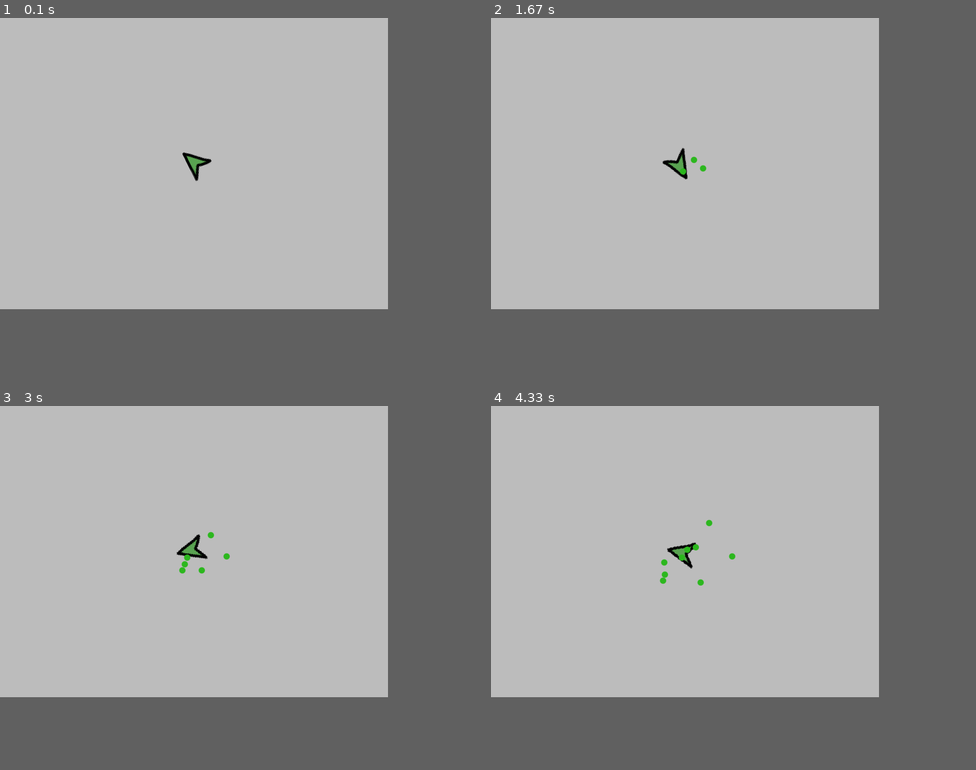
Above: before the commit, frames 1-4 (two rows, left to right).
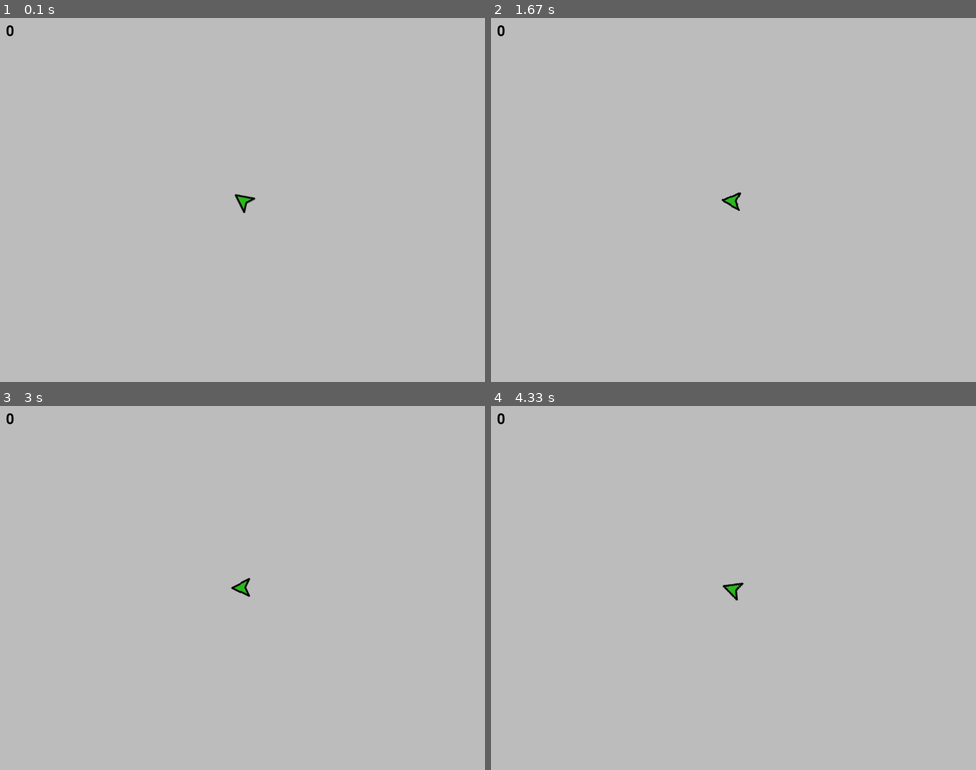
Above: after the commit, the same moments.

Repository: lucky131/PyGames
Game: pygame game, started from game1.py
Same seed, same stepped clock (60 frames per second), same inputs: the game is played once before the commit and once after it.
Inputs (mouse positions are in pixels of both pictures, inside the frame that each line leads up to):
- Up to frame 1 (0.1 s): no input
- Up to frame 2 (1.67 s): click (685, 163) at 0.38 s; hold A 0.67-1.2 s; click (733, 83) at 0.75 s; hold S 1.23-1.53 s; click (617, 232) at 1.32 s; hold A from 1.57 s (still down); click (704, 200) at 1.65 s
- Up to frame 3 (3 s): release A at 1.97 s; hold W 2-2.37 s; click (92, 642) at 2.08 s; hold D from 2.4 s (still down); click (67, 591) at 2.48 s
- Up to frame 4 (4.33 s): release D at 3.03 s; hold S 3.07-3.43 s; click (786, 446) at 3.15 s; hold A 3.47-3.93 s; click (685, 460) at 3.55 s; hold D from 3.97 s (still down); click (568, 533) at 4.05 s
In our replay, the window is 640x480 before the commit and 800x600 after it. These sizes can differ from the game's own. Grey fills any space a smaller window leaves; there, only what the larger window draws over its background counts as a difference.

The runs differ from the first frame. In frame 1, 0.3% of the frame differs, in the area x 1-53%, y 2-54%; in frame 2, 0.4%; in frame 3, 0.5%; in frame 4, 0.5%.

Commit message:
怪物、射击、打怪、死亡

Diff:
--- a/game1.py
+++ b/game1.py
@@ -3,28 +3,53 @@
 import pygame as pg
 from pygame.locals import *
 
-MOVE_SPEED = 0.2
+# 参数
+SCREEN_WIDTH, SCREEN_HEIGHT = 800, 600
+MOVE_SPEED = 0.1
 BULLET_SPEED = 0.3
+SHOOT_TIME = 500
+MONSTER_SPEED = 0.05
+MONSTER_TIME = 2000
 
+# 初始化
 pg.init()
-screenWidth, screenHeight = 640, 480
 pg.display.set_caption("games by -3-")
-screen = pg.display.set_mode((screenWidth, screenHeight))
+screen = pg.display.set_mode((SCREEN_WIDTH, SCREEN_HEIGHT))
 keys = [False, False, False, False]
-playerPosition = [screenWidth / 2, screenHeight / 2]
+playerPosition = [SCREEN_WIDTH / 2, SCREEN_HEIGHT / 2]
 bullets = []
+shootTimer = SHOOT_TIME
+monsters = []
+monsterTimer = MONSTER_TIME
+score = 0
+gaming = True
 
+# 加载图片
 playerImg = pg.image.load("./img/player.png")
+PLAYER_WIDTH = playerImg.get_rect().width
 bulletImg = pg.image.load("./img/bullet.png")
+BULLET_WIDTH = bulletImg.get_rect().width
+monsterImg = pg.image.load("./img/monster.png")
+MONSTER_WIDTH = monsterImg.get_rect().width
 
-while True:
+while gaming:
+    # 填充背景色覆盖上一帧画面
     screen.fill((188, 188, 188))
+
+    # HUD
+    scoreFont = pg.font.Font(None, 36)
+    scoreText = scoreFont.render(str(score), 1, (0, 0, 0))
+    scoreRect = scoreText.get_rect()
+    scoreRect.topleft = [10, 10]
+    screen.blit(scoreText, scoreRect)
+
     # 旋转玩家
     mousePosition = pg.mouse.get_pos()
-    angle = math.atan2(mousePosition[1] - playerPosition[1], mousePosition[0] - playerPosition[0])
-    playerRotation = pg.transform.rotate(playerImg, 360 - angle * 57.29)
+    playerAngle = math.atan2(mousePosition[1] - playerPosition[1], mousePosition[0] - playerPosition[0])
+    playerRotation = pg.transform.rotate(playerImg, 360 - playerAngle * 57.29)
     playerPosition1 = [playerPosition[0] - playerRotation.get_rect().width / 2, playerPosition[1] - playerRotation.get_rect().height / 2]
     screen.blit(playerRotation, playerPosition1)
+
     # 移动玩家
     if keys[0]:
         playerPosition[1] -= MOVE_SPEED
@@ -35,25 +60,62 @@
     elif keys[3]:
         playerPosition[0] += MOVE_SPEED
 
-    # 处理子弹
+    # 发射子弹
+    if shootTimer > 0:
+        shootTimer -= 1
+    else:
+        shootTimer = SHOOT_TIME
+        bullets.append([playerAngle, playerPosition[0], playerPosition[1]])
+
+    # 生成怪物
+    if monsterTimer > 0:
+        monsterTimer -= 1
+    else:
+        monsterTimer = MONSTER_TIME
+        wall = random.randint(1, 4)
+        monsterPosition = ()
+        if wall == 1: # 上
+            monsterPosition = (random.randint(0, SCREEN_WIDTH), -MONSTER_WIDTH)
+        elif wall == 2: # 下
+            monsterPosition = (random.randint(0, SCREEN_WIDTH), SCREEN_HEIGHT + MONSTER_WIDTH)
+        elif wall == 3: # 左
+            monsterPosition = (-MONSTER_WIDTH, random.randint(0, SCREEN_HEIGHT))
+        elif wall == 4: # 右
+            monsterPosition = (SCREEN_WIDTH + MONSTER_WIDTH, random.randint(0, SCREEN_HEIGHT))
+        monsterAngle = math.atan2(playerPosition[1] - monsterPosition[1], playerPosition[0] - monsterPosition[0])
+        monsters.append([monsterAngle, monsterPosition[0], monsterPosition[1]])
+
+    # 移动怪物
+    index = 0
+    for monster in monsters:
+        monster[1] += math.cos(monster[0]) * MONSTER_SPEED
+        monster[2] += math.sin(monster[0]) * MONSTER_SPEED
+        if monster[1] < -MONSTER_WIDTH or monster[1] > SCREEN_WIDTH + MONSTER_WIDTH or monster[2] < -MONSTER_WIDTH or monster[2] > SCREEN_HEIGHT + MONSTER_WIDTH:
+            monsters.pop(index)
+        else:
+            index += 1
+        screen.blit(monsterImg, (monster[1], monster[2]))
+
+    # 移动子弹
+    index = 0
     for bullet in bullets:
-        index = 0
         bullet[1] += math.cos(bullet[0]) * BULLET_SPEED
         bullet[2] += math.sin(bullet[0]) * BULLET_SPEED
-        if bullet[1] < -8 or bullet[1] > screenWidth + 8 or bullet[2] < -8 or bullet[2] > screenHeight + 8:
+        if bullet[1] < -BULLET_WIDTH or bullet[1] > SCREEN_WIDTH + BULLET_WIDTH or bullet[2] < -BULLET_WIDTH or bullet[2] > SCREEN_HEIGHT + BULLET_WIDTH:
             bullets.pop(index)
-        index += 1
+        else:
+            index += 1
         screen.blit(bulletImg, (bullet[1], bullet[2]))
 
-    # 处理事件
+    # 处理鼠标键盘事件
     for event in pg.event.get():
         # 退出事件
-        if event.type == pg.QUIT:
+        if event.type == pg.K_ESCAPE:
             pg.quit()
             exit()
         # 鼠标左键发射
-        if event.type == pg.MOUSEBUTTONDOWN:
-            bullets.append([angle, playerPosition[0], playerPosition[1]])
+        # if event.type == pg.MOUSEBUTTONDOWN:
+        #     bullets.append([playerAngle, playerPosition[0], playerPosition[1]])
         # 键盘按下事件
         if event.type == pg.KEYDOWN:
             if event.key == K_w:
@@ -75,5 +137,49 @@
             elif event.key == K_d:
                 keys[3] = False
 
+    # 处理碰撞事件
+    index_monster = 0
+    for monster in monsters:
+        monsterRect = pg.Rect(monsterImg.get_rect())
+        monsterRect.top = monster[2]
+        monsterRect.left = monster[1]
+        # 与子弹的碰撞
+        index_bullet = 0
+        for bullet in bullets:
+            bulletRect = pg.Rect(bulletImg.get_rect())
+            bulletRect.top = bullet[2]
+            bulletRect.left = bullet[1]
+            if monsterRect.colliderect(bulletRect):
+                score += 1
+                monsters.pop(index_monster)
+                bullets.pop(index_bullet)
+                index_monster -= 1
+                break
+            index_bullet += 1
+
+        # 与玩家的碰撞
+        playerRect = pg.Rect(playerImg.get_rect())
+        playerRect.top = playerPosition[1]
+        playerRect.left = playerPosition[0]
+        if monsterRect.colliderect(playerRect):
+            gaming = False
+        index_monster += 1
+
     # 绘制
     pg.display.flip()
+
+# 失败
+screen.fill((188, 188, 188))
+loseFont = pg.font.Font(None, 36)
+loseText = loseFont.render("you lose", 1, (0, 0, 0))
+loseRect = loseText.get_rect()
+loseRect.centerx = screen.get_rect().centerx
+loseRect.centery = screen.get_rect().centery
+screen.blit(loseText, loseRect)
+pg.display.flip()
+
+while True:
+    for event in pg.event.get():
+        if event.type == pg.K_ESCAPE:
+            pg.quit()
+            exit()
Binary file added: img/monster.png
Binary file changed: img/player.png
